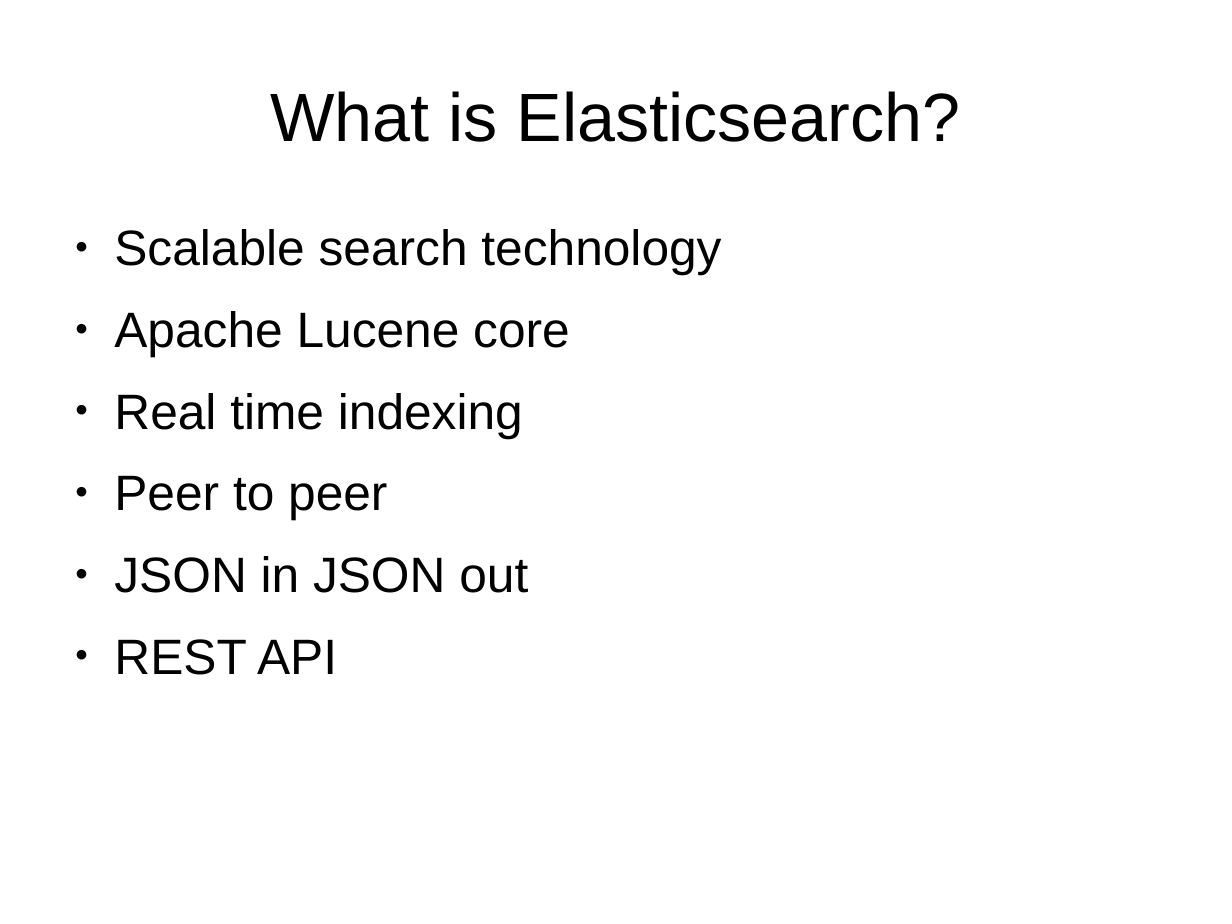
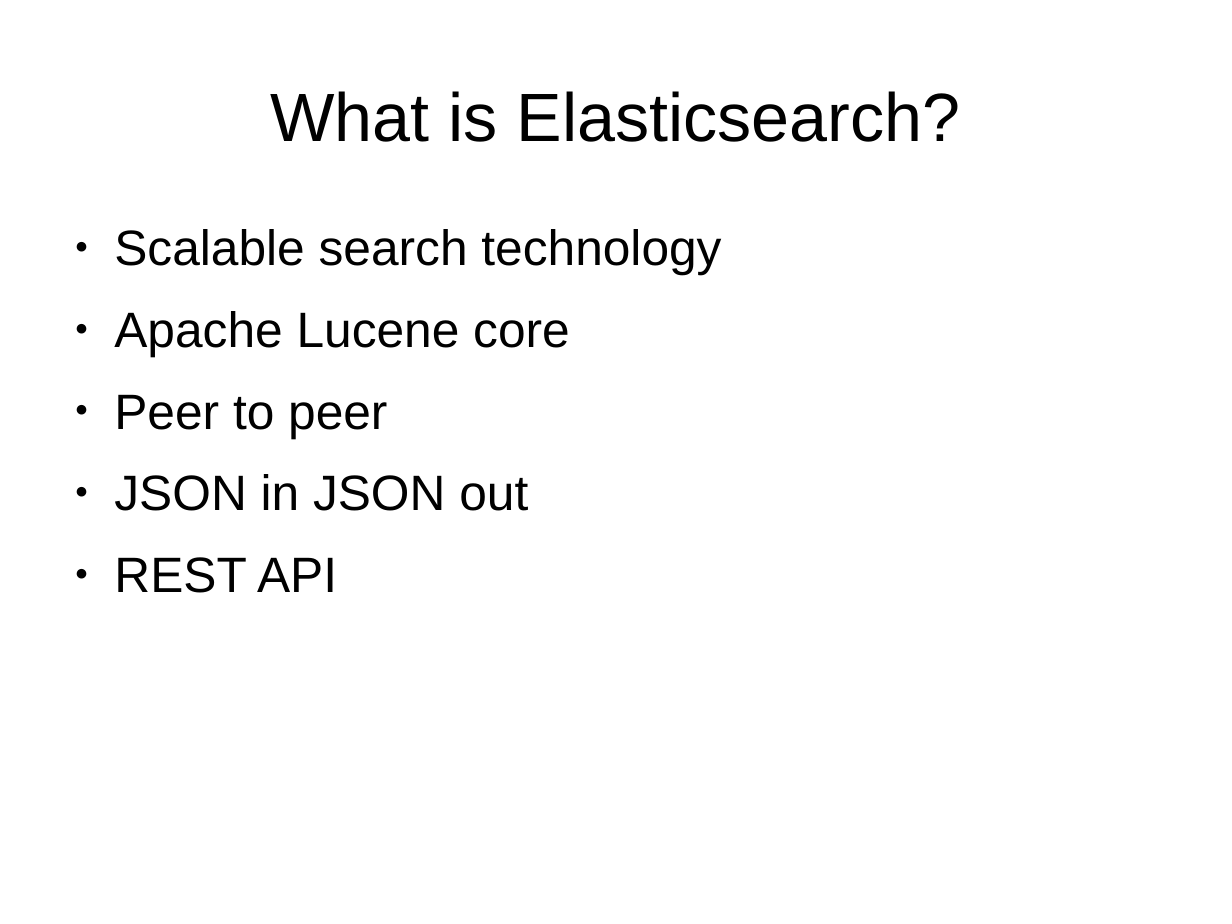
Before and after one commit to james1ewis/ElasticsearchForDBAs, a slide deck: slide 2 of Elasticsearch.odp. Drawn at 1232x924 pixels with LibreOffice and Linux fonts; fonts in the diff are those of the drawing. Boxes give left, top, right and bottom in pixels: in the first picture for what was removed or moved away, otherwise in the second. Text is boxed around its words. In the diff, an @@ line names an element or a change of style, - is before the commit and + after.

```diff
--- a/Elasticsearch.odp
+++ b/Elasticsearch.odp
@@ text at [114,393,523,438]: paragraph removed @@
-● Real time indexing
```
Also in this commit, not shown: 2 other slides changed, 1 slide removed.
